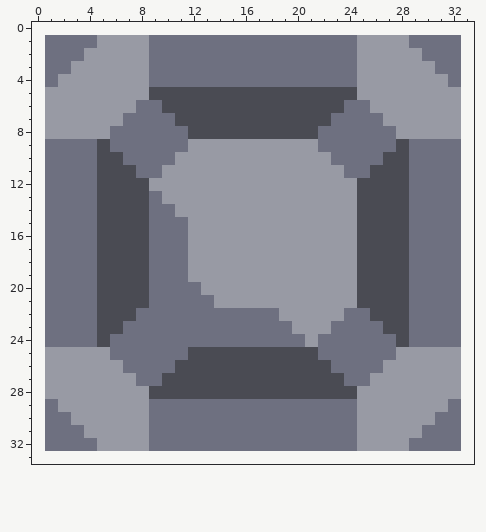
Two versions of one pixel-art sprite, sprites/blocks/distribution/intestine-junction.png. Above, as it was before the edit.
The file is 32x32 pixels. The old version is drawn lined up with the new one, on the new canvas.
Once edited:
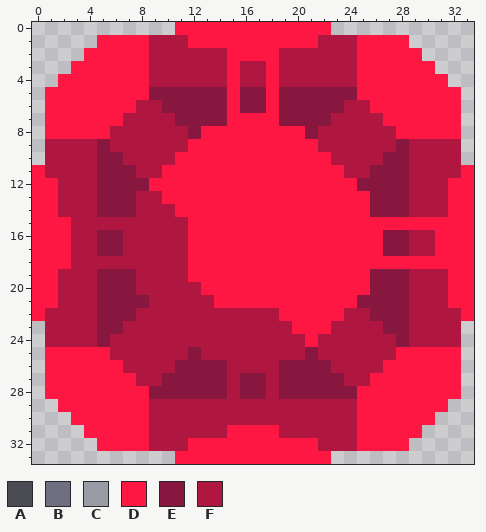
Palette (. is transparent): A #4a4b53  B #6e7080  C #989aa4  D #ff1744  E #87173e  F #af1740
From old to new:
canvas 32x32 -> 34x34, the old top-left corner now at 1,1
Changed rows in their new state; - is an unchanged pixel.
first column x 0:
 0 -----------DDDDDDDDDDDD-----------
 1 -....DDDDFFFDDDDDDDDDDFFFDDDD....-
 2 -...DDDDDFFFFFFDDDDFFFFFFDDDDD...-
 3 -..DDDDDDFFFFFFDFFDFFFFFFDDDDDD..-
 4 -.DDDDDDDFFFFFFDFFDFFFFFFDDDDDDD.-
 5 -DDDDDDDDEEEEEEDEEDEEEEEEDDDDDDDD-
 6 -DDDDDDDFFEEEEEDEEDEEEEEFFDDDDDDD-
 7 -DDDDDDFFFFEEEEDDDDEEEEFFFFDDDDDD-
 8 -DDDDDFFFFFFEDDDDDDDDEFFFFFFDDDDD-
 9 -FFFFEFFFFFFDDDDDDDDDDFFFFFFEFFFF-
10 -FFFFEEFFFFDDDDDDDDDDDDFFFFEEFFFF-
11 DFFFFEEEFFDDDDDDDDDDDDDDFFEEEFFFFD
12 DDFFFEEEEDDDDDDDDDDDDDDDDEEEEFFFDD
13 DDFFFEEEFFDDDDDDDDDDDDDDDDEEEFFFDD
14 DDFFFEEEFFFDDDDDDDDDDDDDDDEEEFFFDD
15 DDDFFFFFFFFFDDDDDDDDDDDDDDDDDDDDDD
16 DDDFFEEFFFFFDDDDDDDDDDDDDDDEEFFDDD
17 DDDFFEEFFFFFDDDDDDDDDDDDDDDEEFFDDD
18 DDDFFFFFFFFFDDDDDDDDDDDDDDDDDDDDDD
19 DDFFFEEEFFFFDDDDDDDDDDDDDDEEEFFFDD
20 DDFFFEEEFFFFFDDDDDDDDDDDDDEEEFFFDD
21 DDFFFEEEEFFFFFDDDDDDDDDDDEEEEFFFDD
22 DFFFFEEEFFFFFFFFFFFDDDDDFFEEEFFFFD
23 -FFFFEEFFFFFFFFFFFFFDDDFFFFEEFFFF-
24 -FFFFEFFFFFFFFFFFFFFFDFFFFFFEFFFF-
25 -DDDDDFFFFFFEFFFFFFFFEFFFFFFDDDDD-
26 -DDDDDDFFFFEEEEFFFFEEEEFFFFDDDDDD-
27 -DDDDDDDFFEEEEEFEEFEEEEEFFDDDDDDD-
28 -DDDDDDDDEEEEEEFEEFEEEEEEDDDDDDDD-
29 -.DDDDDDDFFFFFFFFFFFFFFFFDDDDDDD.-
30 -..DDDDDDFFFFFFFFFFFFFFFFDDDDDD..-
31 -...DDDDDFFFFFFDDDDFFFFFFDDDDD...-
32 -....DDDDFFFDDDDDDDDDDFFFDDDD....-
33 -----------DDDDDDDDDDDD-----------
Changed places in both pictures, as pixel boxes (x1, y1, x2, y2):
changed: (32, 22, 474, 464)
